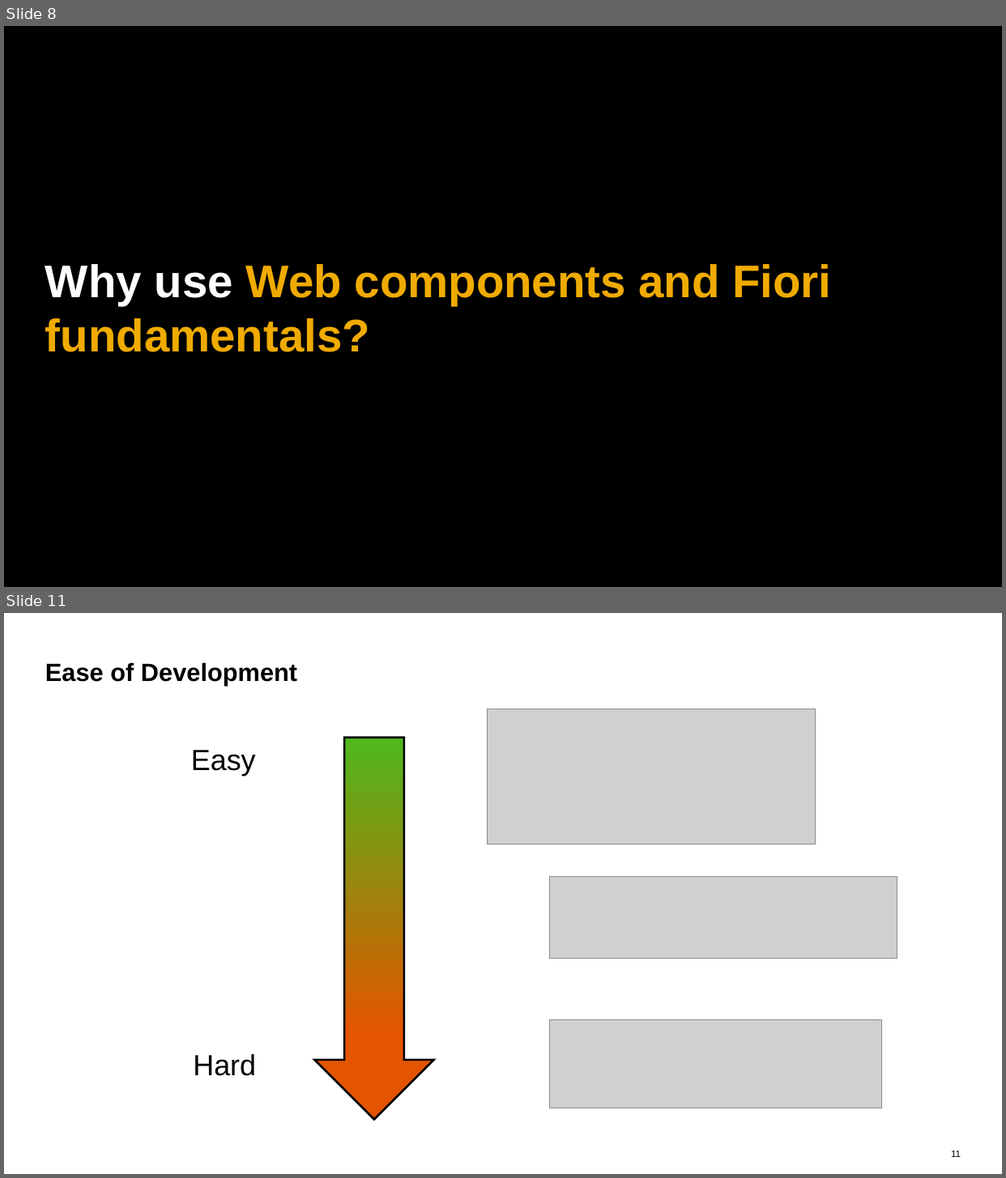
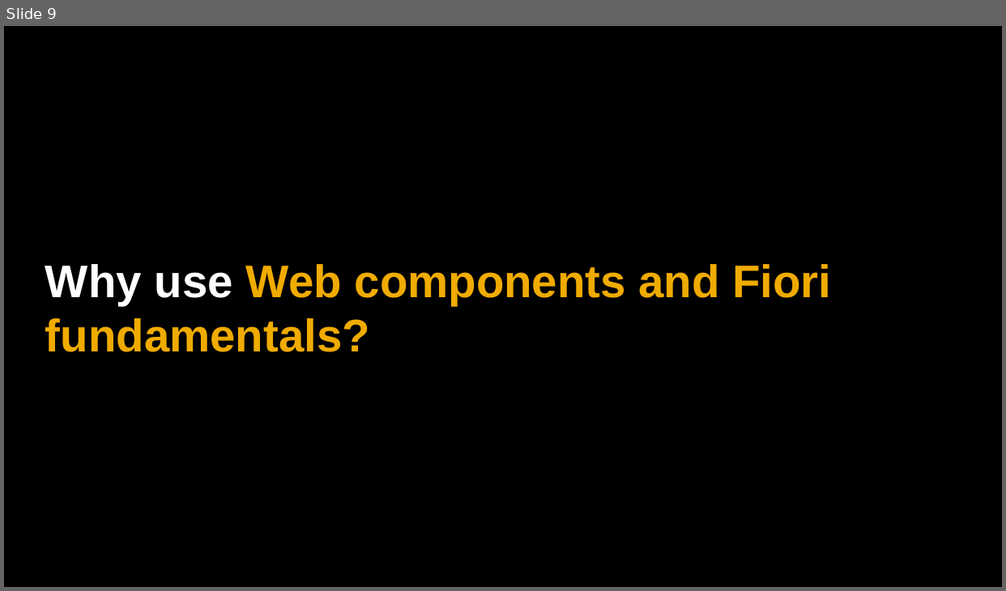
Before and after one commit to rishabh62/UI5con, a slide deck: UI5con.pptx. Shown one above the other, each under a label of ours: slides 8 and 11 before the commit, slide 9 after it; the slides between them are not shown. The pictures are 1006x1178 and 1006x591 pixels, drawn with LibreOffice and Linux fonts; fonts in the diff are those of the drawing; grey boxes stand for pictures. Boxes give left, top, right and bottom in pixels: in the first picture for what was removed or moved away, otherwise in the second. Text is boxed around its words. In the diff, an @@ line names an element or a change of style, - is before the commit and + after.

```diff
--- a/UI5con.pptx
+++ b/UI5con.pptx
@@ slide 11 removed at bbox=[4, 613, 1002, 1174], background #FFFFFF @@
@@ title removed at bbox=[45, 662, 297, 685] @@
-Ease of Development
@@ picture removed at bbox=[488, 709, 815, 844] @@
@@ text removed at bbox=[191, 750, 256, 776] @@
-Easy
@@ down arrow removed at bbox=[314, 737, 433, 1119] @@
@@ picture removed at bbox=[549, 877, 897, 959] @@
@@ picture removed at bbox=[549, 1019, 882, 1108] @@
@@ text removed at bbox=[193, 1054, 256, 1076] @@
-Hard
@@ page number removed at bbox=[951, 1151, 961, 1157] @@
-11
@@ what was slide 8 is now slide 9 @@
```
Also in this commit, not shown: 9 slides changed, 4 slides added, 3 other slides removed.
